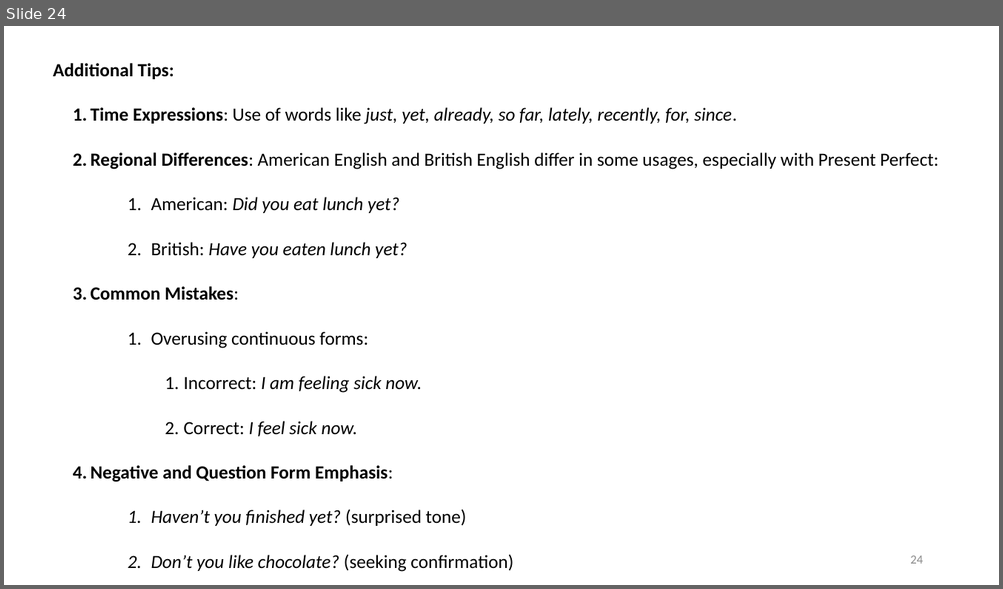
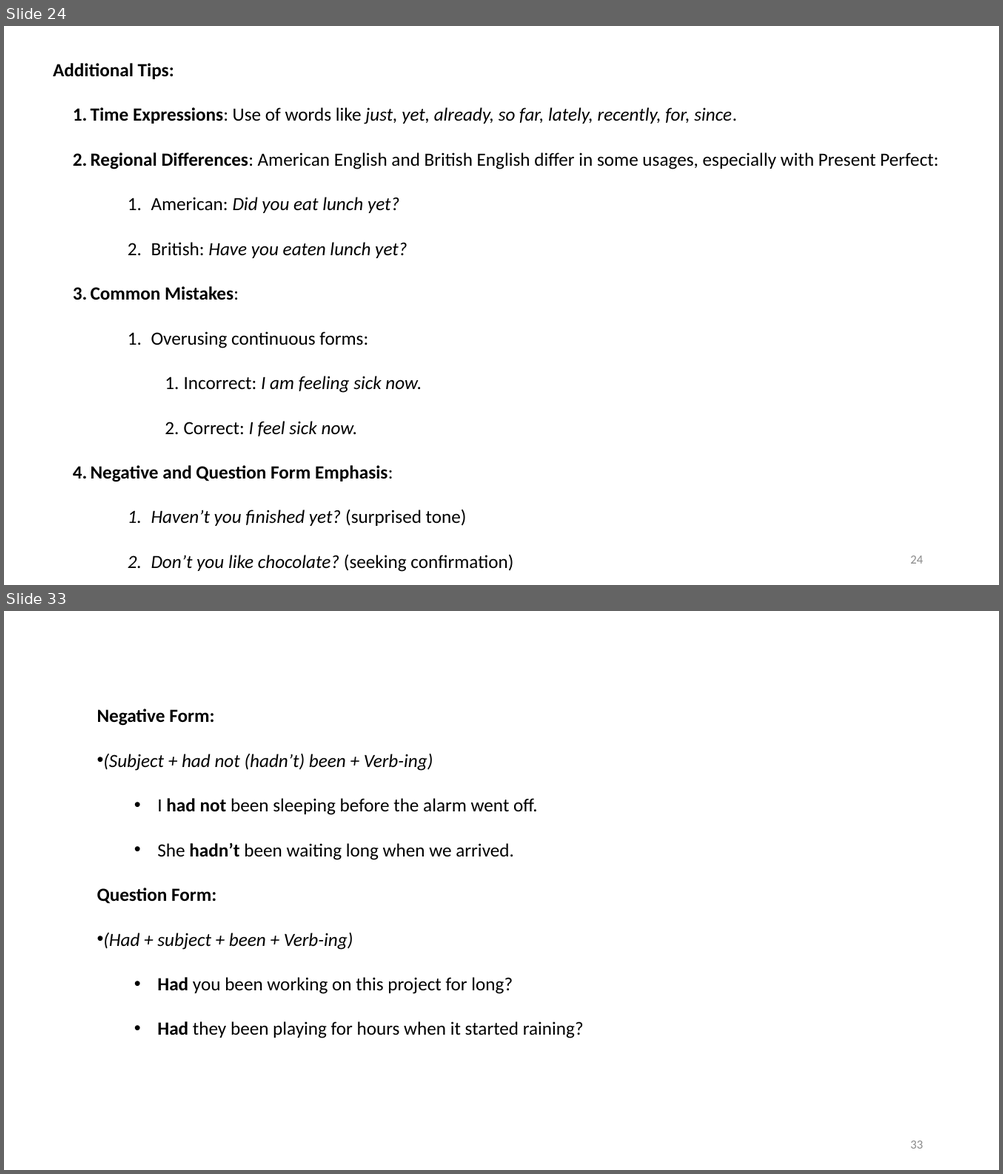
Before and after one commit to mmmovahed/English_grammer_self_study, a slide deck: English.pptx. Shown one above the other, each under a label of ours: slide 24 before the commit, slides 24 and 33 after it; the slides between them are not shown. The pictures are 1003x589 and 1003x1174 pixels, drawn with LibreOffice and Linux fonts; fonts in the diff are those of the drawing. Boxes give left, top, right and bottom in pixels: in the first picture for what was removed or moved away, otherwise in the second. Text is boxed around its words. In the diff, an @@ line names an element or a change of style, - is before the commit and + after.

```diff
--- a/English.pptx
+++ b/English.pptx
@@ slide 33 added at <box>4,611,999,1170</box>, background #FFFFFF @@
@@ text added at <box>97,709,583,1039</box>, 18 pt, text #000000 @@
+Negative Form:
+• (Subject + had not (hadn’t) been + Verb-ing)
+  • I had not been sleeping before the alarm went off.
+  • She hadn’t been waiting long when we arrived.
+Question Form:
+• (Had + subject + been + Verb-ing)
+  • Had you been working on this project for long?
+  • Had they been playing for hours when it started raining?
@@ page number added at <box>910,1141,922,1149</box>, 12 pt, text #8C8C8C @@
+33
```
Also in this commit, not shown: 16 other slides added.
